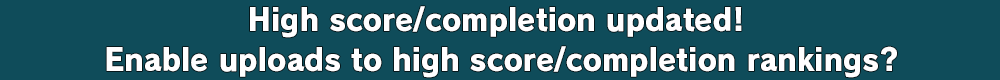
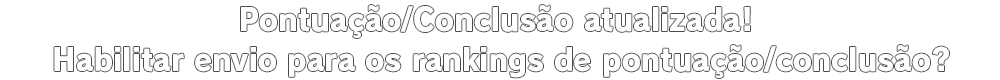
Comparing the layer stacks of the two 1000px x 80px images. Changes:
renamed "Enable uploads to high score/completion rankings?" to "Habilitar envio para os rankings de pontuação/conclusão?", painted on it over [left=54, top=45, right=949, bottom=78]
renamed "High score/completion updated!" to "Pontuação/Conclusão atualizada!", painted on it over [left=241, top=5, right=750, bottom=38]
hid "Camada 2" over [left=0, top=0, right=1000, bottom=80]
